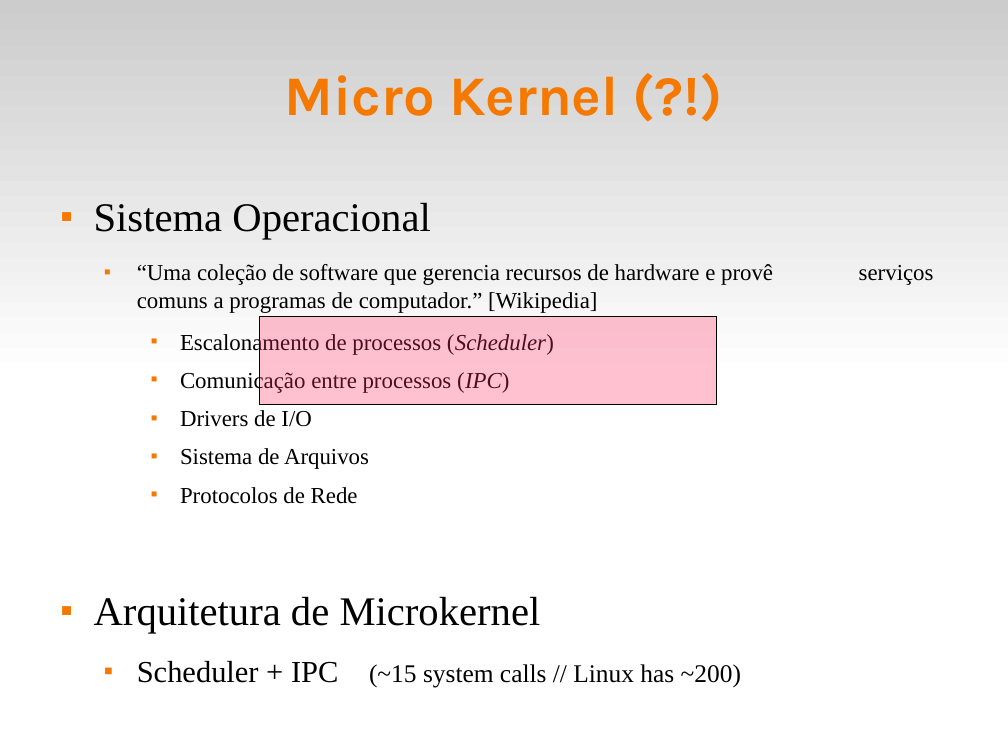
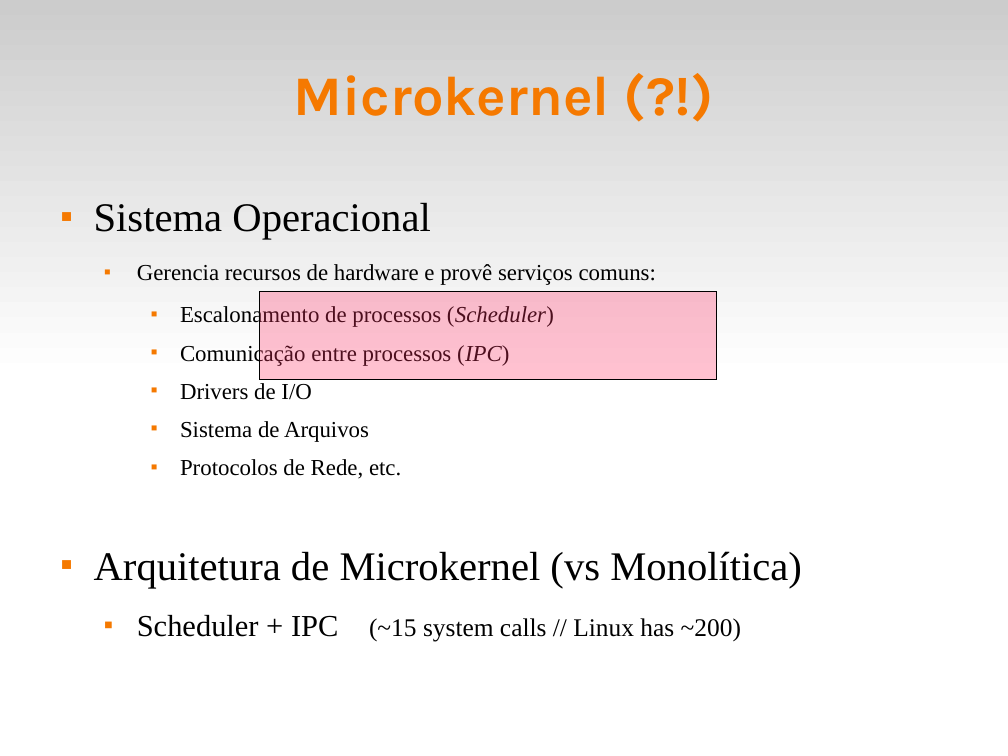
Before and after one commit to fsantanna-no/ceu-docs, a slide deck: slide 3 of OS/arduino_day.odp. Drawn at 1008x756 pixels with LibreOffice and Linux fonts; fonts in the diff are those of the drawing. Boxes give left, top, right and bottom in pixels: in the first picture for what was removed or moved away, otherwise in the second. Text is boxed around its words. In the diff, an @@ line names an element or a change of style, - is before the commit and + after.

```diff
--- a/OS/arduino_day.odp
+++ b/OS/arduino_day.odp
@@ title at [294,75,610,116]: text changed @@
-Micro Kernel (?!)
+Microkernel (?!)
@@ text at [137,264,656,285]: text changed @@
-  ■ “Uma coleção de software que gerencia recursos de hardware e provê serviços comuns a programas de computador.” [Wikipedia]
+  ■ Gerencia recursos de hardware e provê serviços comuns:
@@ rectangle: place and size @@
-rectangle at [260,316,717,404]
+rectangle at [260,292,717,380]
@@ text at [94,459,802,588]: text changed @@
-    ■ Protocolos de Rede
-■ Arquitetura de Microkernel
+    ■ Protocolos de Rede, etc.
+■ Arquitetura de Microkernel (vs Monolítica)
```
Also in this commit, not shown: 6 other slides changed, 8 slides added, 10 slides removed, 10 other files.
